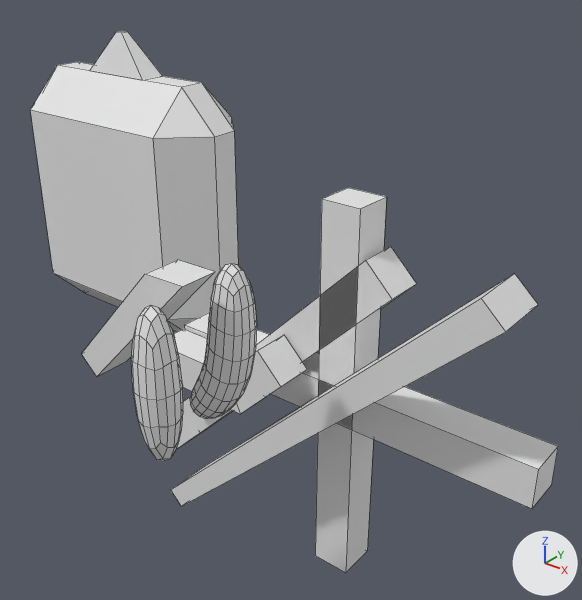
Two versions of the Blender file 3dobjects/mesh.blend, one commit apart.
Before and after are seen from a 50 mm lens placed at (4.86, -1.08, 2.12), pointed at (2.21, 2.24, 0.06). Every picture has the same lights, and +X, +Y and +Z are marked at lower right. Mesh edges are drawn as thin lines.

In view in the first picture: 'Connector', 'Cube.000', 'Cube.002', 'Cube.003', 'MirrorPlate', 'MirrorTube', 'MirrorTube2', 'MirrorTube3', 'MirrorTubeEmpty', 'Platform'.
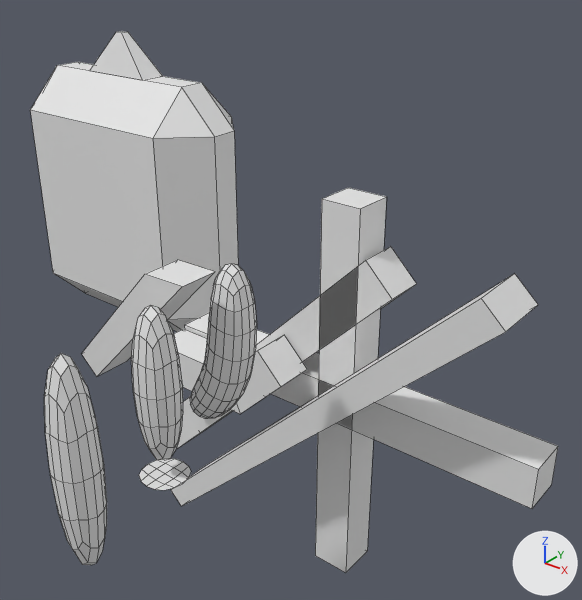
Commit message: new mirror types introduce

What the commit changed:
me_cube_012 has 8 vertices, 6 faces and spans x -0.1..0.1, y -0.1..0.1, z 0.25..1.0.
me_cube_012 is used by ob_mirrortubeempty; location (3.001, 0.501, -0.002).
Verts and faces of me_cube_012; kept vertices keep their numbers, new ones are numbered from 8.
Part 1, on me_cube_012:
New vertex 8 is at (-0.1, -0.1, 0.25).
New vertex 9 is at (-0.1, 0.1, 0.25).
New vertex 10 is at (0.1, -0.1, 0.25).
New vertex 11 is at (0.1, 0.1, 0.25).
New faces: (8, 9, 11, 10).
Mesh me_cube_010 is new.
It is a box spanning x -0.1..0.1, y -0.1..0.1, z 0.0..1.0.
Object 'MirrorTubeStraight' (ob_mirrortubestraight) is new; it shows me_cube_010.
Its location is (3.001, 0.137, -0.002).
It gains a SUBSURF modifier named 'Subsurf'.
Modifier setting: levels = 0.

Changed parts and their boxes [x1, y1, x2, y2] in the pictures (582 x 600 px):
'MirrorTubeStraight', added
    after: [44, 353, 107, 565]
'MirrorTubeEmpty', reshaped (15% wider, 19% taller)
    before: [131, 305, 183, 460]
    after: [131, 305, 191, 490]
part 1 of me_cube_012, added
    after: [139, 458, 191, 490]
